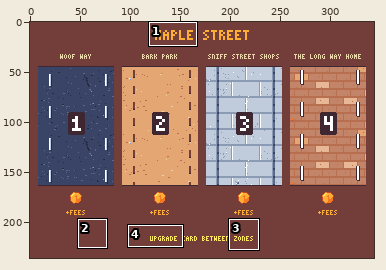
Pixel-art file: art/help/help-zones.aseprite. The picture above shows the old version from afar; the outline marks the close-up.
Close-up. The starting point:
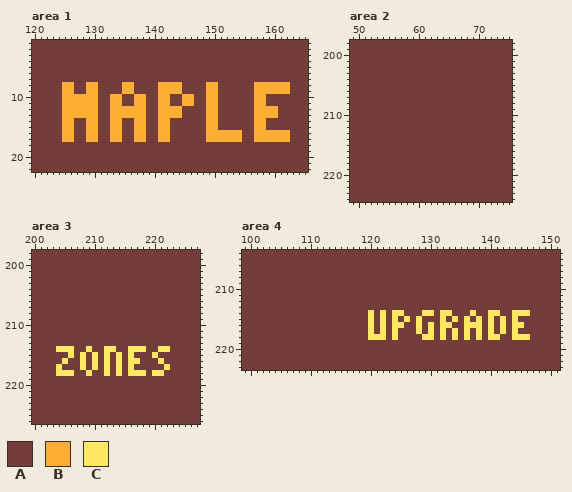
344x236 pixels, 1 frame. Shown: area 1: x 120..165, y 1..22; area 2: x 49..75, y 198..224; area 3: x 200..227, y 198..226; area 4: x 99..151, y 204..223. The commit also changed other parts of the picture, which this record leaves out.
Palette (. is transparent): A #733e39  B #feae34  C #fee761
Pixels before, area 1, first column x 120:
 1 AAAAAAAAAAAAAAAAAAAAAAAAAAAAAAAAAAAAAAAAAAAAAA
 2 AAAAAAAAAAAAAAAAAAAAAAAAAAAAAAAAAAAAAAAAAAAAAA
 3 AAAAAAAAAAAAAAAAAAAAAAAAAAAAAAAAAAAAAAAAAAAAAA
 4 AAAAAAAAAAAAAAAAAAAAAAAAAAAAAAAAAAAAAAAAAAAAAA
 5 AAAAAAAAAAAAAAAAAAAAAAAAAAAAAAAAAAAAAAAAAAAAAA
 6 AAAAAAAAAAAAAAAAAAAAAAAAAAAAAAAAAAAAAAAAAAAAAA
 7 AAAAAAAAAAAAAAAAAAAAAAAAAAAAAAAAAAAAAAAAAAAAAA
 8 AAAAABBAABBAAAABBAAAABBBBAAAABBAAAAAABBBBBBAAA
 9 AAAAABBAABBAAAABBAAAABBBBAAAABBAAAAAABBBBBBAAA
10 AAAAABBBBBBAABBAABBAABBAABBAABBAAAAAABBAAAAAAA
11 AAAAABBBBBBAABBAABBAABBAABBAABBAAAAAABBAAAAAAA
12 AAAAABBBBBBAABBBBBBAABBBBAAAABBAAAAAABBBBAAAAA
13 AAAAABBBBBBAABBBBBBAABBBBAAAABBAAAAAABBBBAAAAA
14 AAAAABBAABBAABBAABBAABBAAAAAABBAAAAAABBAAAAAAA
15 AAAAABBAABBAABBAABBAABBAAAAAABBAAAAAABBAAAAAAA
16 AAAAABBAABBAABBAABBAABBAAAAAABBBBBBAABBBBBBAAA
17 AAAAABBAABBAABBAABBAABBAAAAAABBBBBBAABBBBBBAAA
18 AAAAAAAAAAAAAAAAAAAAAAAAAAAAAAAAAAAAAAAAAAAAAA
19 AAAAAAAAAAAAAAAAAAAAAAAAAAAAAAAAAAAAAAAAAAAAAA
20 AAAAAAAAAAAAAAAAAAAAAAAAAAAAAAAAAAAAAAAAAAAAAA
21 AAAAAAAAAAAAAAAAAAAAAAAAAAAAAAAAAAAAAAAAAAAAAA
22 AAAAAAAAAAAAAAAAAAAAAAAAAAAAAAAAAAAAAAAAAAAAAA
Pixels before, area 2, first column x 49:
198 AAAAAAAAAAAAAAAAAAAAAAAAAAA
199 AAAAAAAAAAAAAAAAAAAAAAAAAAA
200 AAAAAAAAAAAAAAAAAAAAAAAAAAA
201 AAAAAAAAAAAAAAAAAAAAAAAAAAA
202 AAAAAAAAAAAAAAAAAAAAAAAAAAA
203 AAAAAAAAAAAAAAAAAAAAAAAAAAA
204 AAAAAAAAAAAAAAAAAAAAAAAAAAA
205 AAAAAAAAAAAAAAAAAAAAAAAAAAA
206 AAAAAAAAAAAAAAAAAAAAAAAAAAA
207 AAAAAAAAAAAAAAAAAAAAAAAAAAA
208 AAAAAAAAAAAAAAAAAAAAAAAAAAA
209 AAAAAAAAAAAAAAAAAAAAAAAAAAA
210 AAAAAAAAAAAAAAAAAAAAAAAAAAA
211 AAAAAAAAAAAAAAAAAAAAAAAAAAA
212 AAAAAAAAAAAAAAAAAAAAAAAAAAA
213 AAAAAAAAAAAAAAAAAAAAAAAAAAA
214 AAAAAAAAAAAAAAAAAAAAAAAAAAA
215 AAAAAAAAAAAAAAAAAAAAAAAAAAA
216 AAAAAAAAAAAAAAAAAAAAAAAAAAA
217 AAAAAAAAAAAAAAAAAAAAAAAAAAA
218 AAAAAAAAAAAAAAAAAAAAAAAAAAA
219 AAAAAAAAAAAAAAAAAAAAAAAAAAA
220 AAAAAAAAAAAAAAAAAAAAAAAAAAA
221 AAAAAAAAAAAAAAAAAAAAAAAAAAA
222 AAAAAAAAAAAAAAAAAAAAAAAAAAA
223 AAAAAAAAAAAAAAAAAAAAAAAAAAA
224 AAAAAAAAAAAAAAAAAAAAAAAAAAA
Pixels before, area 3, first column x 200:
198 AAAAAAAAAAAAAAAAAAAAAAAAAAAA
199 AAAAAAAAAAAAAAAAAAAAAAAAAAAA
200 AAAAAAAAAAAAAAAAAAAAAAAAAAAA
201 AAAAAAAAAAAAAAAAAAAAAAAAAAAA
202 AAAAAAAAAAAAAAAAAAAAAAAAAAAA
203 AAAAAAAAAAAAAAAAAAAAAAAAAAAA
204 AAAAAAAAAAAAAAAAAAAAAAAAAAAA
205 AAAAAAAAAAAAAAAAAAAAAAAAAAAA
206 AAAAAAAAAAAAAAAAAAAAAAAAAAAA
207 AAAAAAAAAAAAAAAAAAAAAAAAAAAA
208 AAAAAAAAAAAAAAAAAAAAAAAAAAAA
209 AAAAAAAAAAAAAAAAAAAAAAAAAAAA
210 AAAAAAAAAAAAAAAAAAAAAAAAAAAA
211 AAAAAAAAAAAAAAAAAAAAAAAAAAAA
212 AAAAAAAAAAAAAAAAAAAAAAAAAAAA
213 AAAAAAAAAAAAAAAAAAAAAAAAAAAA
214 AAAACCCAACAACCAACCCAACCAAAAA
215 AAAAAACACACACACACAAACAAAAAAA
216 AAAAACAACACACACACCAAACAAAAAA
217 AAAACAAACACACACACAAAAACAAAAA
218 AAAACCCAACAACACACCCACCAAAAAA
219 AAAAAAAAAAAAAAAAAAAAAAAAAAAA
220 AAAAAAAAAAAAAAAAAAAAAAAAAAAA
221 AAAAAAAAAAAAAAAAAAAAAAAAAAAA
222 AAAAAAAAAAAAAAAAAAAAAAAAAAAA
223 AAAAAAAAAAAAAAAAAAAAAAAAAAAA
224 AAAAAAAAAAAAAAAAAAAAAAAAAAAA
225 AAAAAAAAAAAAAAAAAAAAAAAAAAAA
226 AAAAAAAAAAAAAAAAAAAAAAAAAAAA
Pixels before, area 4, first column x 99:
204 AAAAAAAAAAAAAAAAAAAAAAAAAAAAAAAAAAAAAAAAAAAAAAAAAAAAA
205 AAAAAAAAAAAAAAAAAAAAAAAAAAAAAAAAAAAAAAAAAAAAAAAAAAAAA
206 AAAAAAAAAAAAAAAAAAAAAAAAAAAAAAAAAAAAAAAAAAAAAAAAAAAAA
207 AAAAAAAAAAAAAAAAAAAAAAAAAAAAAAAAAAAAAAAAAAAAAAAAAAAAA
208 AAAAAAAAAAAAAAAAAAAAAAAAAAAAAAAAAAAAAAAAAAAAAAAAAAAAA
209 AAAAAAAAAAAAAAAAAAAAAAAAAAAAAAAAAAAAAAAAAAAAAAAAAAAAA
210 AAAAAAAAAAAAAAAAAAAAAAAAAAAAAAAAAAAAAAAAAAAAAAAAAAAAA
211 AAAAAAAAAAAAAAAAAAAAAAAAAAAAAAAAAAAAAAAAAAAAAAAAAAAAA
212 AAAAAAAAAAAAAAAAAAAAAAAAAAAAAAAAAAAAAAAAAAAAAAAAAAAAA
213 AAAAAAAAAAAAAAAAAAAAAAAAAAAAAAAAAAAAAAAAAAAAAAAAAAAAA
214 AAAAAAAAAAAAAAAAAAAAACACACCAAACCACCAAACAACCAACCCAAAAA
215 AAAAAAAAAAAAAAAAAAAAACACACACACAAACACACACACACACAAAAAAA
216 AAAAAAAAAAAAAAAAAAAAACACACCAACACACCAACCCACACACCAAAAAA
217 AAAAAAAAAAAAAAAAAAAAACACACAAACACACACACACACACACAAAAAAA
218 AAAAAAAAAAAAAAAAAAAAACCCACAAAACCACACACACACCAACCCAAAAA
219 AAAAAAAAAAAAAAAAAAAAAAAAAAAAAAAAAAAAAAAAAAAAAAAAAAAAA
220 AAAAAAAAAAAAAAAAAAAAAAAAAAAAAAAAAAAAAAAAAAAAAAAAAAAAA
221 AAAAAAAAAAAAAAAAAAAAAAAAAAAAAAAAAAAAAAAAAAAAAAAAAAAAA
222 AAAAAAAAAAAAAAAAAAAAAAAAAAAAAAAAAAAAAAAAAAAAAAAAAAAAA
223 AAAAAAAAAAAAAAAAAAAAAAAAAAAAAAAAAAAAAAAAAAAAAAAAAAAAA
After the commit:
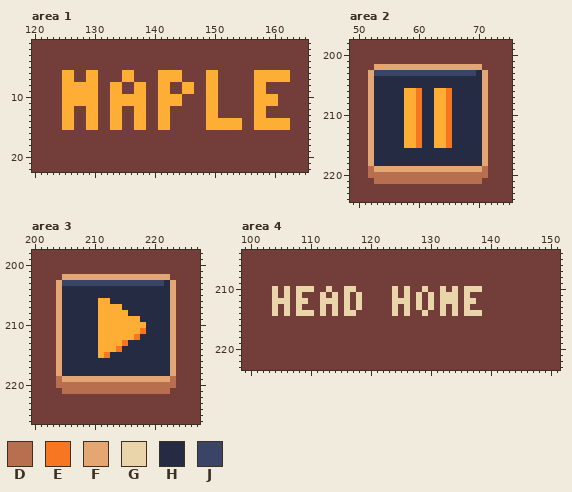
Colours new in this view: D #b86f50  E #f77622  F #e4a672  G #ead4aa  H #262b44  J #3a4466
From old to new:
Area 1:
y 6..7: x 125..126 AA -> BB; x 129..130 AA -> BB; x 135..136 AA -> BB; x 141..144 AAAA -> BBBB; x 149..150 AA -> BB; x 157..162 AAAAAA -> BBBBBB
y 8..9: x 127..128 AA -> BB; x 133..138 AABBAA -> BBAABB; x 143..146 BBAA -> AABB; x 159..162 BBBB -> AAAA
y 10..11: x 135..136 AA -> BB; x 143..146 AABB -> BBAA; x 159..160 AA -> BB
y 12..13: x 127..128 BB -> AA; x 135..136 BB -> AA; x 143..144 BB -> AA; x 159..160 BB -> AA
y 14..15: x 151..154 AAAA -> BBBB; x 159..162 AAAA -> BBBB
y 16..17: x 125..126 BB -> AA; x 129..130 BB -> AA; x 133..134 BB -> AA; x 137..138 BB -> AA; x 141..142 BB -> AA; x 149..154 BBBBBB -> AAAAAA; x 157..162 BBBBBB -> AAAAAA
Area 2:
y 202: x 53..70 AAAAAAAAAAAAAAAAAA -> FFFFFFFFFFFFFFFFFF
y 203: x 52..71 AAAAAAAAAAAAAAAAAAAA -> FJJJJJJJJJJJJJJJJJHF
y 204..205: x 52..71 AAAAAAAAAAAAAAAAAAAA -> FHHHHHHHHHHHHHHHHHHF
y 206..215: x 52..71 AAAAAAAAAAAAAAAAAAAA -> FHHHHHBBEHHBBEHHHHHF
y 216..218: x 52..71 AAAAAAAAAAAAAAAAAAAA -> FHHHHHHHHHHHHHHHHHHF
y 219: x 52..71 AAAAAAAAAAAAAAAAAAAA -> DFFFFFFFFFFFFFFFFFFD
y 220: x 52..71 AAAAAAAAAAAAAAAAAAAA -> DDDDDDDDDDDDDDDDDDDD
y 221: x 53..70 AAAAAAAAAAAAAAAAAA -> DDDDDDDDDDDDDDDDDD
Area 3:
y 202: x 205..222 AAAAAAAAAAAAAAAAAA -> FFFFFFFFFFFFFFFFFF
y 203: x 204..223 AAAAAAAAAAAAAAAAAAAA -> FJJJJJJJJJJJJJJJJJHF
y 204..205: x 204..223 AAAAAAAAAAAAAAAAAAAA -> FHHHHHHHHHHHHHHHHHHF
y 206: x 204..223 AAAAAAAAAAAAAAAAAAAA -> FHHHHHHBBHHHHHHHHHHF
y 207: x 204..223 AAAAAAAAAAAAAAAAAAAA -> FHHHHHHBBBBHHHHHHHHF
y 208: x 204..223 AAAAAAAAAAAAAAAAAAAA -> FHHHHHHBBBBBHHHHHHHF
y 209: x 204..223 AAAAAAAAAAAAAAAAAAAA -> FHHHHHHBBBBBBBHHHHHF
y 210: x 204..223 AAAAAAAAAAAAAAAAAAAA -> FHHHHHHBBBBBBBBHHHHF
y 211: x 204..223 AAAAAAAAAAAAAAAAAAAA -> FHHHHHHBBBBBBBEHHHHF
y 212: x 204..223 AAAAAAAAAAAAAAAAAAAA -> FHHHHHHBBBBBBEHHHHHF
y 213: x 204..223 AAAAAAAAAAAAAAAAAAAA -> FHHHHHHBBBBEHHHHHHHF
y 214: x 204..223 CCCAACAACCAACCCAACCA -> FHHHHHHBBBEHHHHHHHHF
y 215: x 204..223 AACACACACACACAAACAAA -> FHHHHHHBEHHHHHHHHHHF
y 216: x 204..223 ACAACACACACACCAAACAA -> FHHHHHHHHHHHHHHHHHHF
y 217: x 204..223 CAAACACACACACAAAAACA -> FHHHHHHHHHHHHHHHHHHF
y 218: x 204..223 CCCAACAACACACCCACCAA -> FHHHHHHHHHHHHHHHHHHF
y 219: x 204..223 AAAAAAAAAAAAAAAAAAAA -> DFFFFFFFFFFFFFFFFFFD
y 220: x 204..223 AAAAAAAAAAAAAAAAAAAA -> DDDDDDDDDDDDDDDDDDDD
y 221: x 205..222 AAAAAAAAAAAAAAAAAA -> DDDDDDDDDDDDDDDDDD
Area 4:
y 210: x 104 A -> G; x 106 A -> G; x 108..110 AAA -> GGG; x 113 A -> G; x 116..117 AA -> GG; x 124 A -> G; x 126 A -> G; x 129 A -> G; x 132 A -> G; x 134 A -> G; x 136..138 AAA -> GGG
y 211: x 104 A -> G; x 106 A -> G; x 108 A -> G; x 112 A -> G; x 114 A -> G; x 116 A -> G; x 118 A -> G; x 124 A -> G; x 126 A -> G; x 128 A -> G; x 130 A -> G; x 132..134 AAA -> GGG; x 136 A -> G
y 212: x 104..106 AAA -> GGG; x 108..109 AA -> GG; x 112..114 AAA -> GGG; x 116 A -> G; x 118 A -> G; x 124..126 AAA -> GGG; x 128 A -> G; x 130 A -> G; x 132..134 AAA -> GGG; x 136..137 AA -> GG
y 213: x 104 A -> G; x 106 A -> G; x 108 A -> G; x 112 A -> G; x 114 A -> G; x 116 A -> G; x 118 A -> G; x 124 A -> G; x 126 A -> G; x 128 A -> G; x 130 A -> G; x 132 A -> G; x 134 A -> G; x 136 A -> G
y 214: x 104 A -> G; x 106 A -> G; x 108..110 AAA -> GGG; x 112 A -> G; x 114 A -> G; x 116..117 AA -> GG; x 120 C -> A; x 122 C -> A; x 124..126 CCA -> GAG; x 129..130 CC -> GA; x 132..134 CCA -> GAG; x 136..138 ACA -> GGG; x 140..141 CC -> AA; x 144..146 CCC -> AAA
y 215: x 120 C -> A; x 122 C -> A; x 124 C -> A; x 126 C -> A; x 128 C -> A; x 132 C -> A; x 134 C -> A; x 136 C -> A; x 138 C -> A; x 140 C -> A; x 142 C -> A; x 144 C -> A
y 216: x 120 C -> A; x 122 C -> A; x 124..125 CC -> AA; x 128 C -> A; x 130 C -> A; x 132..133 CC -> AA; x 136..138 CCC -> AAA; x 140 C -> A; x 142 C -> A; x 144..145 CC -> AA
y 217: x 120 C -> A; x 122 C -> A; x 124 C -> A; x 128 C -> A; x 130 C -> A; x 132 C -> A; x 134 C -> A; x 136 C -> A; x 138 C -> A; x 140 C -> A; x 142 C -> A; x 144 C -> A
y 218: x 120..122 CCC -> AAA; x 124 C -> A; x 129..130 CC -> AA; x 132 C -> A; x 134 C -> A; x 136 C -> A; x 138 C -> A; x 140..141 CC -> AA; x 144..146 CCC -> AAA
